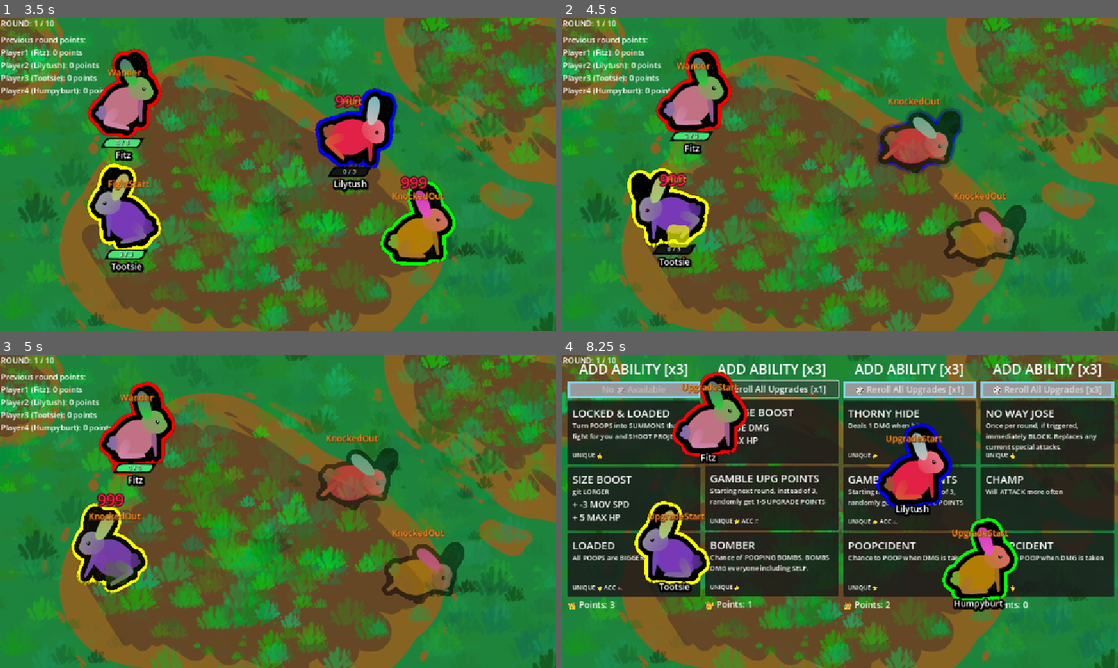
Above: before the commit, frames 1-4 (two rows, left to right).
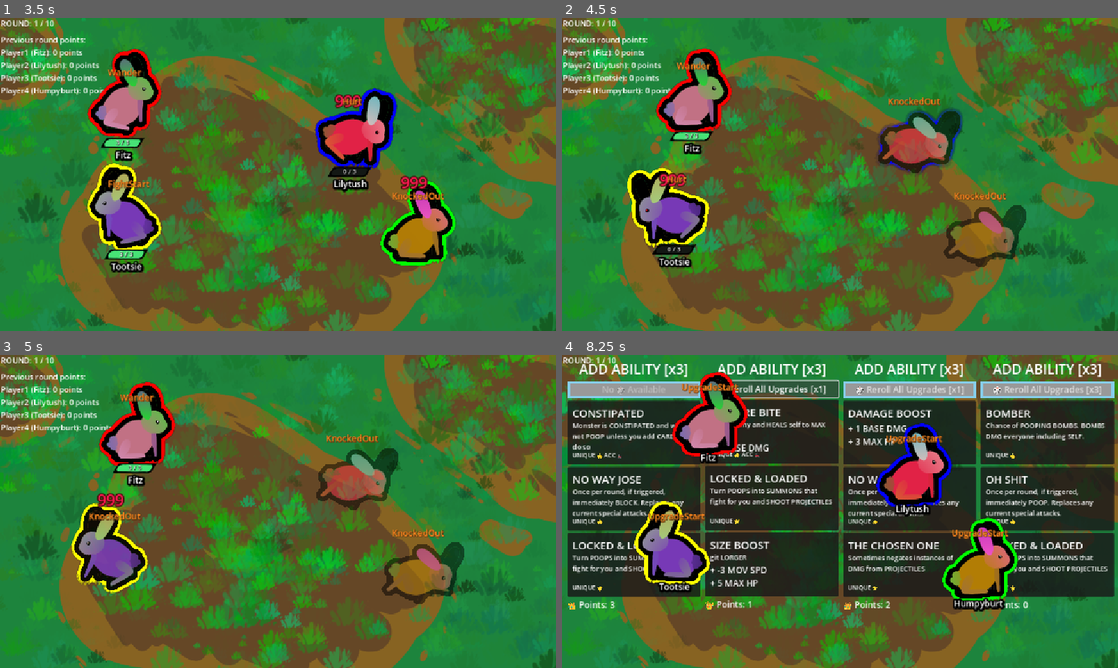
Above: after the commit, the same moments.

Repository: Galitie/tm2
Game: Godot game, scene res://test_scene.tscn
Same seed, same stepped clock (60 frames per second), same inputs: the game is played once before the commit and once after it. Sound files missing from this copy of the repository are replaced by a short silence.
Inputs (mouse positions are in pixels of both pictures, inside the frame that each line leads up to):
- Up to frame 1 (3.5 s): click (72, 68) at 0.52 s; click (72, 68) at 1.27 s; click (72, 68) at 2.02 s; tap Enter (ui_accept) at 2.75, 2.85, 3.02, 3.32 s; move the mouse to (400, 158) at 2.77 s; click (400, 158) at 2.92 s
- Up to frame 2 (4.5 s): drag from (728, 190) to (684, 115) at 3.52 s; move the mouse to (895, 105) at 4.27 s; tap Enter (ui_accept) at 4.35 s; click (895, 105) at 4.42 s
- Up to frame 3 (5 s): no input
- Up to frame 4 (8.25 s): drag from (812, 574) to (650, 452) at 5.02 s; move the mouse to (1006, 558) at 5.77 s; tap Enter (ui_accept) at 5.85, 6.02, 6.32, 7.35 s; click (1006, 558) at 5.92 s; drag from (673, 464) to (912, 480) at 6.52 s; move the mouse to (867, 511) at 7.27 s; click (867, 511) at 7.42 s; click "🎲 Reroll All Upgrades [x2]" at 8 s

Frame 1 is identical in both runs. In frame 2, 0.2% of the frame differs, in the area x 18-25%, y 32-74%; in frame 3, 0.3%; in frame 4, 8.4%, in the area x 1-99%, y 17-76%.

Commit message:
Added explode on death

Diff:
--- a/StateMachine/knocked_out.gd
+++ b/StateMachine/knocked_out.gd
@@ -3,10 +3,7 @@
 
 var monster: CharacterBody2D
 
-#Temp stuff for explosion
-#var temp_timer = Timer.new()
-#var temp_area = Area2D.new()
-# ^^^^^^^^^^^^^^^^^^^^^^^
+
 
 func Enter():
 	monster.velocity = Vector2.ZERO
@@ -17,37 +14,12 @@
 	monster.get_node("HPBar").visible = false
 	monster.name_label.hide()
 
-
-	#if monster.player.death_explode:
-		## Temp stuff for explosion TODO: Raam add animation
-		#temp_timer = Timer.new()
-		#temp_timer.timeout.connect(_on_temp_timer_timeout)
-		#temp_area = Area2D.new()
-		#var temp_collision = CollisionShape2D.new()
-		#var temp_shape_resource = CircleShape2D.new()
-		#var temp_sprite = Sprite2D.new()
-		#temp_timer.wait_time = .25
-		#temp_sprite.texture = load("uid://cgrc4jxdyeooy")
-		#temp_sprite.scale = Vector2(3,3)
-		#temp_shape_resource.radius = monster.hurtbox_collision.shape.size.x * 1.50
-		#temp_collision.shape = temp_shape_resource
-		#temp_area.add_to_group("TEMP_EXPLOSION")
-		#temp_area.add_child(temp_collision)
-		#temp_area.add_child(temp_timer)
-		#temp_area.add_child(temp_sprite)
-		#monster.call_deferred("add_child", temp_area)
-		#monster.add_child(temp_area)
-		#temp_timer.start()
-		# temp to be removed ^^^^^^^^^^
-		#monster.animation_player.play("faint")
-
 	if !Globals.is_sudden_death_mode:
 		monster.animation_player.play("faint")
 		get_tree().create_tween().tween_method(func(value): monster.root.material.set_shader_parameter("alpha", value), 1.0, 0.5, 1.0)
 		get_tree().create_tween().tween_method(func(value): monster.root.material.set_shader_parameter("outer_color", value), monster.player_color, Color(0.0, 0.0, 0.0, 0.0), 1.0)
 	else:
 		monster.root.modulate = Color("ff0e1b")
-
 
 
 func Update(delta:float):
@@ -59,8 +31,3 @@
 func animation_finished(anim_name: String) -> void:
 	if anim_name == "faint":
 		pass
-
-#Temp to be removed
-#func _on_temp_timer_timeout():
-	#temp_area.queue_free()
-# ^^^^^^^^^^^^^^^^
--- a/UI/player_upgrade_panel.gd
+++ b/UI/player_upgrade_panel.gd
@@ -8,7 +8,7 @@
 @onready var upgrade_title = $VBoxContainer/UpgradeTitle/Label
 
 var player : Player
-var resource_array: Array[Resource] = [load("uid://beo0p0kljyb5g"), load("uid://0fnohogd0jn …(791 unchanged characters)…
+var resource_array: Array[Resource] = [load("uid://f53own34678k"),load("uid://beo0p0kljyb5g"), load("uid://0fnohogd0jn …(791 unchanged characters)…
 @onready var button_array: Array[Node] = [reroll_button, $VBoxContainer/UpgradeCard1, $VBoxContainer/UpgradeCard2, $VBoxContainer/UpgradeCard3]
 var current_user_position_in_button_array : int = 0
 var new_stylebox_normal = StyleBoxFlat.new()
--- a/monster.gd
+++ b/monster.gd
@@ -55,6 +55,10 @@
 @export var player_color: Color
 
 signal spawn_slime(monster)
+
+#TODO: Raam, temp stuff for explode on death
+var temp_timer = Timer.new()
+var temp_area = Area2D.new()
 
 func _ready():
 	add_to_group("DepthEntity")
@@ -127,6 +131,7 @@
 
 		if area.is_in_group("Slime") and area.owner.monster != self:
 			take_damage(null, current_state, true, attack_type.SLIME)
+
 
 
 func take_damage(attacker = null, current_state : String = "", ignore_crit: bool = false, type : attack_type = attack_type.NONE, override_damage : int = 0):
@@ -176,7 +181,7 @@
 		modify_hp(-damage)
 	if override_damage:
 		modify_hp(-override_damage)
-		damage = 999
+		damage = override_damage
 	if Globals.is_sudden_death_mode:
 		modify_hp(-max_hp)
 	$Damage.text = str(int(damage)) + crit_text + mod_text
@@ -188,6 +193,34 @@
 		Globals.game.count_death(self)
 		if Globals.is_sudden_death_mode:
 			send_flying(attacker)
+		elif player.death_explode:
+			explode_on_death()
+
+
+#TODO: Raam explosion animation???
+func explode_on_death():
+	temp_area = Area2D.new()
+	var temp_collision = CollisionShape2D.new()
+	var temp_shape_resource = CircleShape2D.new()
+	var temp_sprite = Sprite2D.new()
+	temp_sprite.texture = load("uid://cgrc4jxdyeooy")
+	temp_sprite.scale = Vector2(3,3)
+	temp_shape_resource.radius = hurtbox_collision.shape.size.x * 1.50
+	temp_collision.shape = temp_shape_resource
+	temp_area.add_to_group("Bomb")
+	temp_area.add_child(temp_collision)
+	temp_timer = Timer.new()
+	temp_timer.timeout.connect(_on_temp_timer_timeout)
+	temp_timer.wait_time = .40
+	temp_timer.autostart = true
+	temp_area.add_child(temp_timer)
+	temp_area.add_child(temp_sprite)
+	call_deferred("add_child", temp_area)
+
+#TODO: Raam explosion animation???
+func _on_temp_timer_timeout():
+	temp_area.queue_free()
+
 
 func modify_hp(amount):
 	current_hp = clamp(current_hp + amount, 0, max_hp)
--- a/test_scene.tscn
+++ b/test_scene.tscn
@@ -7,7 +7,6 @@
 [ext_resource type="Script" uid="uid://bw5vr4ucfdgof" path="res://player.gd" id="2_coq8p"]
 [ext_resource type="Texture2D" uid="uid://cxxncdpnkjj26" path="res://transparent.png" id="3_buypi"]
 [ext_resource type="PackedScene" uid="uid://caig5oumsc857" path="res://UI/upgrade_menu.tscn" id="3_sasra"]
-[ext_resource type="Resource" uid="uid://beo0p0kljyb5g" path="res://Cards/Resources/slime_trail.tres" id="5_rpuu0"]
 [ext_resource type="PackedScene" uid="uid://cgti6mrpdekpx" path="res://UI/customize_menu.tscn" id="6_vr1i5"]
 [ext_resource type="FontFile" uid="uid://b2elclwq486ug" path="res://fonts/BackheelFreeTrial-5yz6V.otf" id="9_vr1i5"]
 [ext_resource type="AudioStream" uid="uid://bnd7vmemesdbl" path="res://sounds/sudden_death.ogg" id="10_vr1i5"]
@@ -63,7 +62,6 @@
 [node name="Monster" parent="Player1" node_paths=PackedStringArray("player") instance=ExtResource("1_7a21h")]
 position = Vector2(262, 192)
 player = NodePath("..")
-pre_loaded_cards = Array[Resource]([ExtResource("5_rpuu0")])
 player_color = Color(1, 0, 0, 1)
 
 [node name="CustomizePos" type="Node2D" parent="Player1"]
@@ -85,7 +83,6 @@
 [node name="Monster" parent="Player2" node_paths=PackedStringArray("player") instance=ExtResource("1_7a21h")]
 position = Vector2(878, 185)
 player = NodePath("..")
-pre_loaded_cards = Array[Resource]([ExtResource("5_rpuu0")])
 player_color = Color(0, 0, 1, 1)
 
 [node name="CustomizePos" type="Node2D" parent="Player2"]
@@ -107,7 +104,6 @@
 [node name="Monster" parent="Player3" node_paths=PackedStringArray("player") instance=ExtResource("1_7a21h")]
 position = Vector2(251, 439)
 player = NodePath("..")
-pre_loaded_cards = Array[Resource]([ExtResource("5_rpuu0")])
 player_color = Color(1, 1, 0, 1)
 
 [node name="UpgradePos" type="Node2D" parent="Player3"]
@@ -129,7 +125,6 @@
 [node name="Monster" parent="Player4" node_paths=PackedStringArray("player") instance=ExtResource("1_7a21h")]
 position = Vector2(864, 459)
 player = NodePath("..")
-pre_loaded_cards = Array[Resource]([ExtResource("5_rpuu0")])
 player_color = Color(0, 1, 0, 1)
 
 [node name="UpgradePos" type="Node2D" parent="Player4"]
Not shown, changed: Todo.txt
Not shown: 1 places in test_scene.tscn that only renumber resources
